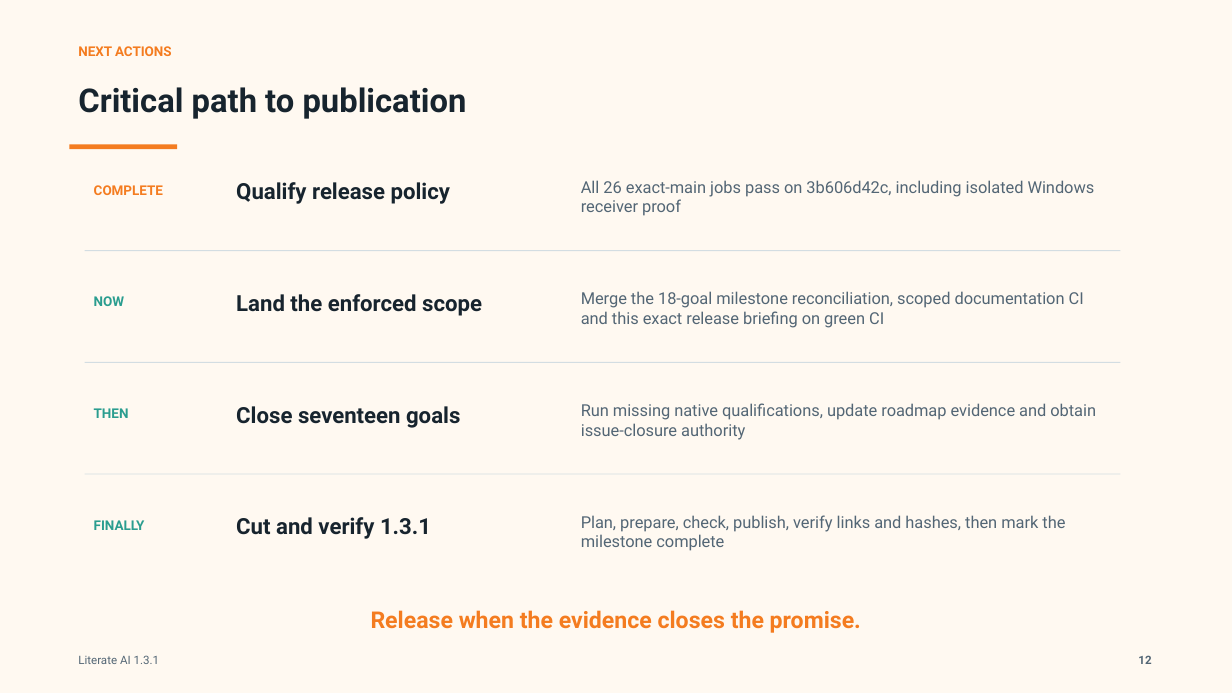
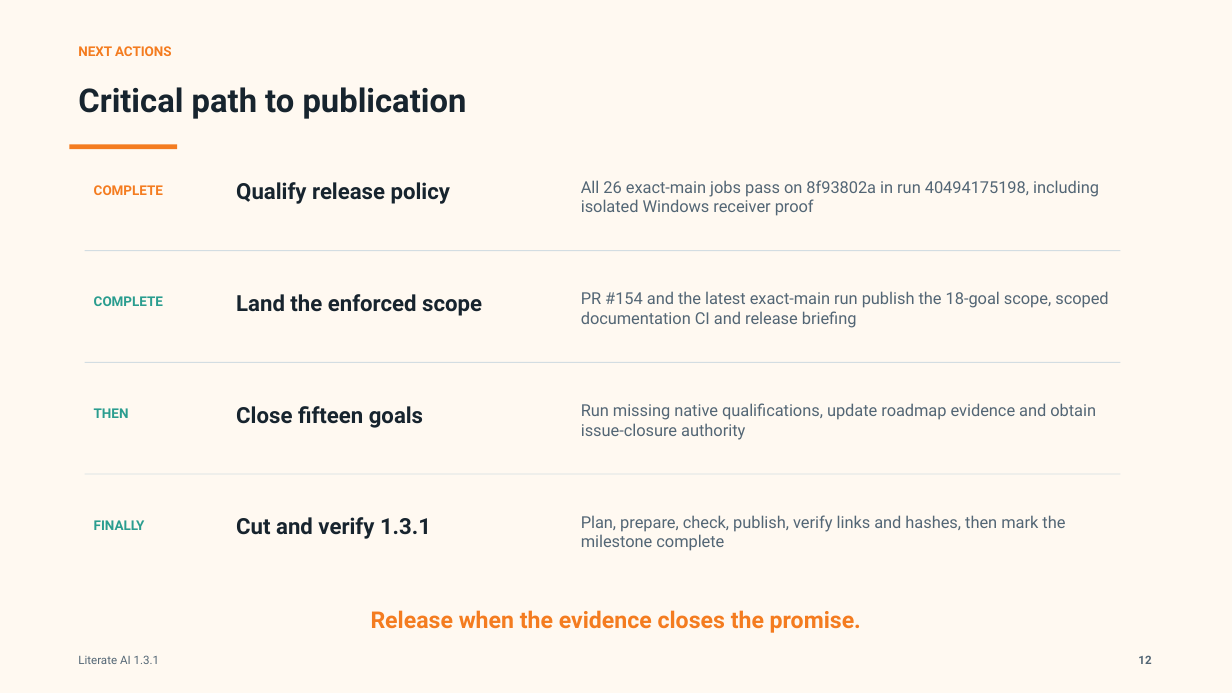
Before and after one commit to NVShawn/literate-ai, a slide deck: slide 12 of docs/presentations/literate-ai-1.3.1-release-briefing/literate-ai-1.3.1-release-briefing.pptx. Drawn at 1232x693 pixels with LibreOffice and Linux fonts; fonts in the diff are those of the drawing. Boxes give left, top, right and bottom in pixels: in the first picture for what was removed or moved away, otherwise in the second. Text is boxed around its words. In the diff, an @@ line names an element or a change of style, - is before the commit and + after.

```diff
--- a/docs/presentations/literate-ai-1.3.1-release-briefing/literate-ai-1.3.1-release-briefing.pptx
+++ b/docs/presentations/literate-ai-1.3.1-release-briefing/literate-ai-1.3.1-release-briefing.pptx
@@ text at bbox=[581, 180, 1099, 216]: text changed @@
-All 26 exact-main jobs pass on 3b606d42c, including isolated Windows receiver proof
+All 26 exact-main jobs pass on 8f93802a in run 40494175198, including isolated Windows receiver proof
@@ text at bbox=[94, 296, 163, 306]: text changed @@
-NOW
+COMPLETE
@@ text at bbox=[581, 291, 1108, 328]: text changed @@
-Merge the 18-goal milestone reconciliation, scoped documentation CI and this exact release briefing on green CI
+PR #154 and the latest exact-main run publish the 18-goal scope, scoped documentation CI and release briefing
@@ text at bbox=[236, 406, 423, 428]: text changed @@
-Close seventeen goals
+Close fifteen goals
```
Also in this commit, not shown: 3 other slides changed, 5 other files.
